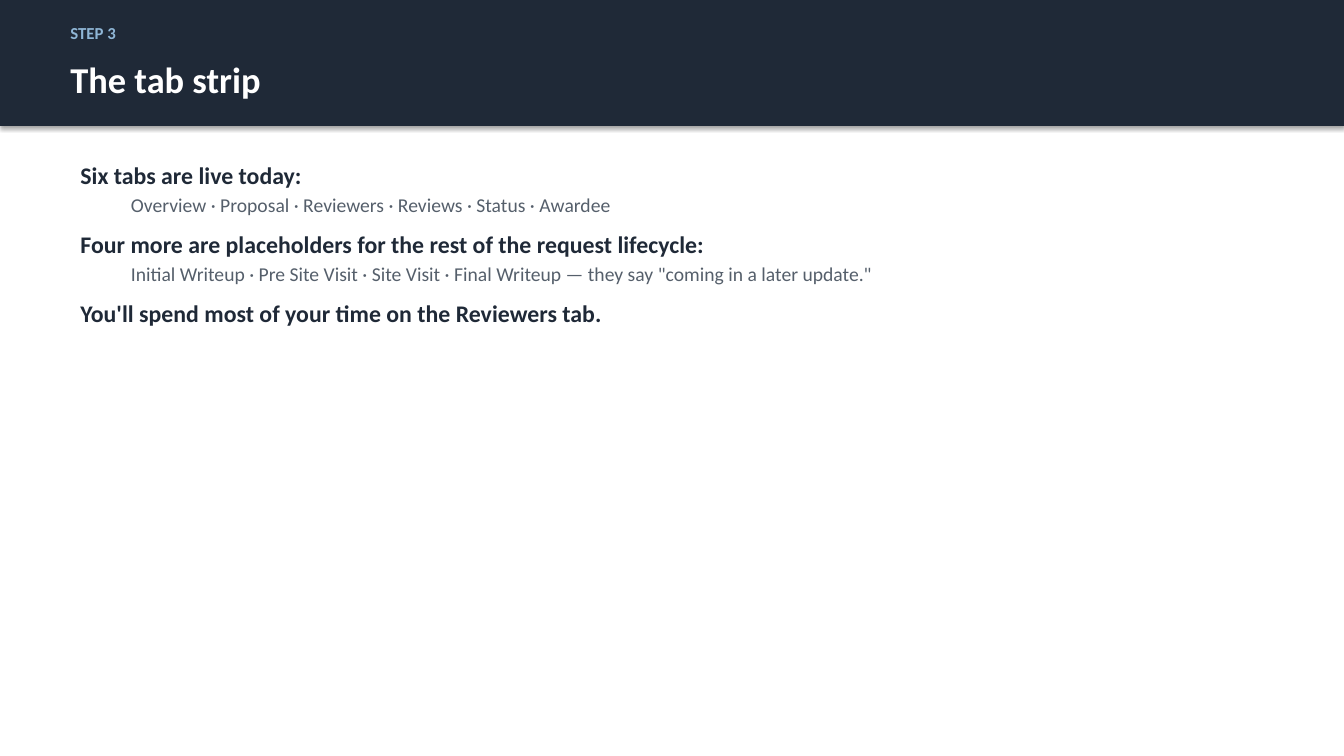
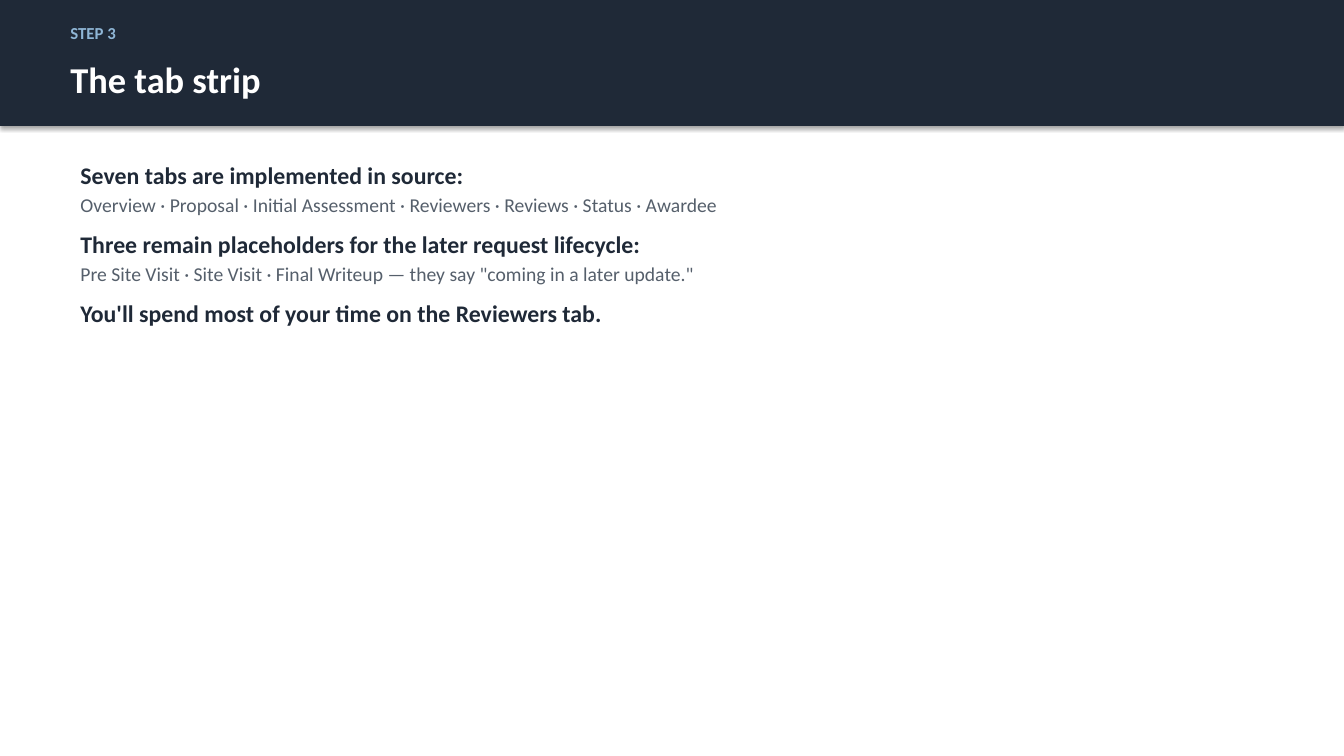
Before and after one commit to justingallivan/wmkf-research-apps, a slide deck: slide 8 of docs/onboarding/Workbench_Onboarding_PD.pptx. Drawn at 1344x756 pixels with LibreOffice and Linux fonts; fonts in the diff are those of the drawing. Boxes give left, top, right and bottom in pixels: in the first picture for what was removed or moved away, otherwise in the second. Text is boxed around its words. In the diff, an @@ line names an element or a change of style, - is before the commit and + after.

Commit message:
feat(workbench): add initial assessment artifact pilot

```diff
--- a/docs/onboarding/Workbench_Onboarding_PD.pptx
+++ b/docs/onboarding/Workbench_Onboarding_PD.pptx
@@ text at (80, 167, 717, 285): text changed @@
-Six tabs are live today:
-  Overview · Proposal · Reviewers · Reviews · Status · Awardee
-Four more are placeholders for the rest of the request lifecycle:
-  Initial Writeup · Pre Site Visit · Site Visit · Final Writeup — they say "coming in a later update."
+Seven tabs are implemented in source:
+  Overview · Proposal · Initial Assessment · Reviewers · Reviews · Status · Awardee
+Three remain placeholders for the later request lifecycle:
+  Pre Site Visit · Site Visit · Final Writeup — they say "coming in a later update."
```
Also in this commit, not shown: 12 other slides changed, 38 other files.
